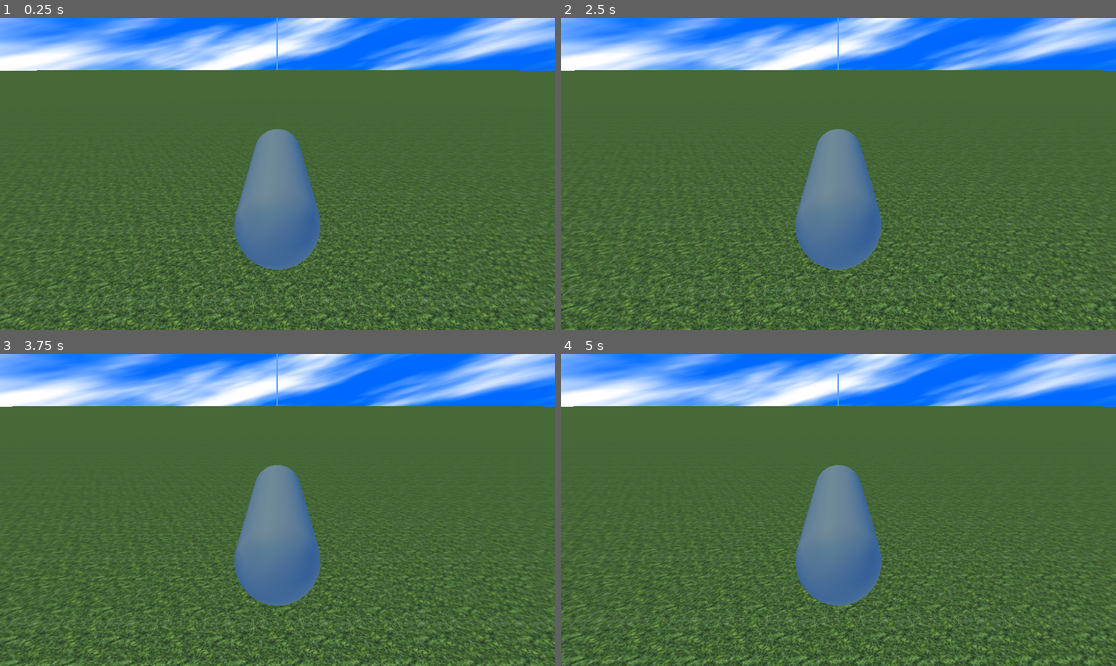
Above: before the commit, frames 1-4 (two rows, left to right).
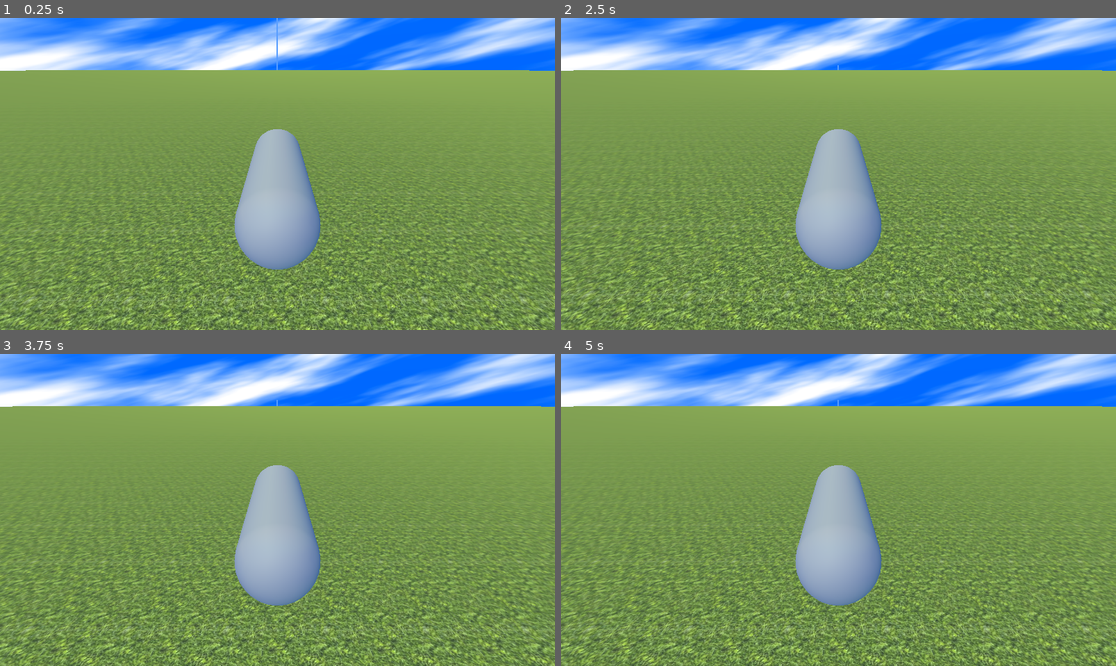
Above: after the commit, the same moments.

Repository: Chris-El-Hachem/plane-simulation
Game: Godot game, scene res://First Demo/world.tscn
Same seed, same stepped clock (60 frames per second), same inputs: the game is played once before the commit and once after it.
Inputs:
- Up to frame 1 (0.25 s): no input
- Up to frame 2 (2.5 s): hold D (right, bound only after the commit) 0.53-1.28 s; hold A (left, bound only after the commit) 1.28-2.03 s; hold D (right, bound only after the commit) from 2.03 s (still down)
- Up to frame 3 (3.75 s): release D (right, bound only after the commit) at 2.78 s; hold S (pitch up, bound only after the commit) 2.78-3.53 s; hold A (left, bound only after the commit) from 3.53 s (still down)
- Up to frame 4 (5 s): keep holding A (left, bound only after the commit)

The runs differ from the first frame. In frame 1, 83% of the frame differs, in the area x 0-100%, y 16-100%; in frame 2, 75%; in frame 3, 75%; in frame 4, 75%.

Commit message:
More advanced flight controls
The plane has a tendency to enter an exponentially increasing rotation loop and I'm not sure how to fix it. Maybe the force calculations aren't right. Need to debug some more. The facing-upwards issue still exists too

Diff:
--- a/First Demo/plane.gd
+++ b/First Demo/plane.gd
@@ -2,9 +2,14 @@
 
 var currentThrustMagnitude: float = 0
 var thrust: Vector3 = Vector3.ZERO
-const MAX_THRUST_MAGNITUDE: float = 2150 # N
+const MAX_THRUST_MAGNITUDE: float = 9000                    # N
 
 var wind: Vector3 = Vector3.ZERO
+
+@onready var left_wing: AeroSurface = $Surfaces/LeftWing
+@onready var right_wing: AeroSurface = $Surfaces/RightWing
+@onready var left_tail: AeroSurface = $Surfaces/LeftTail
+@onready var right_tail: AeroSurface = $Surfaces/RightTail
 
 func air_density(height: float) -> float:
 	# https://physics.stackexchange.com/questions/299907/air-density-as-a-function-of-altitude-only
@@ -16,8 +21,7 @@
 	return air_density_sea_level * pow(T/T_0, n-1)
 
 func _ready() -> void:
-	var left_wing: AeroSurface = $Surfaces/LeftWing
-	var right_wing: AeroSurface = $Surfaces/LeftWing
+	#
 	#left_wing.set_flap_angle(20)
 	#right_wing.set_flap_angle(20)
 	#print('flaps set')
@@ -38,6 +42,30 @@
 		currentThrustMagnitude = 0
 	thrust = currentThrustMagnitude * forward
 
+	if Input.is_action_pressed("right"):
+		print("right")
+		left_wing.set_flap_angle(1)
+		right_wing.set_flap_angle(-1)
+	elif Input.is_action_pressed("left"):
+		print("left")
+		left_wing.set_flap_angle(-1)
+		right_wing.set_flap_angle(1)
+	else:
+		left_wing.set_flap_angle(0)
+		right_wing.set_flap_angle(0)
+
+	if Input.is_action_pressed("pitch up"):
+		print("left")
+		left_tail.set_flap_angle(-4)
+		right_tail.set_flap_angle(-4)
+	elif Input.is_action_pressed("pitch down"):
+		print("right")
+		left_tail.set_flap_angle(4)
+		right_tail.set_flap_angle(4)
+	else:
+		left_tail.set_flap_angle(0)
+		right_tail.set_flap_angle(0)
+
 	var sum_of_forces: Vector3 = thrust
 	var sum_of_torques: Vector3 = Vector3.ZERO
 
@@ -56,7 +84,7 @@
 
 		var forces: Vector3 = surface.calculate_forces(local_flow_velocity, air_density(position.y))
 
-		print(forces)
+		#print(forces)
 		var lift: Vector3 = forces.x * lift_direction
 		#print(forces.x)
 		var drag: Vector3 = forces.y * drag_direction
--- a/First Demo/world.tscn
+++ b/First Demo/world.tscn
@@ -68,9 +68,13 @@
 [node name="CollisionShape3D" type="CollisionShape3D" parent="Environment/Ground"]
 shape = SubResource("BoxShape3D_bdlyh")
 
+[node name="DirectionalLight3D" type="DirectionalLight3D" parent="Environment"]
+transform = Transform3D(0.8660254, 0.38302222, -0.32139382, 0, 0.64278764, 0.76604444, 0.5, -0.66341394, 0.5566704, 0, 0, 0)
+sky_mode = 1
+
 [node name="Plane" type="RigidBody3D" parent="."]
 transform = Transform3D(1, 0, 0, 0, 1, 0, 0, 0, 1, 0, 2.8585615, 0)
-mass = 200.0
+mass = 1000.0
 linear_damp_mode = 1
 angular_damp_mode = 1
 script = ExtResource("3_5c78l")
@@ -93,6 +97,7 @@
 script = ExtResource("4_3puiv")
 zero_lift_aoa_deg = -4.0
 chord = 2.0
+flap_fraction = 0.2
 span = 4.0
 metadata/_custom_type_script = "uid://ddq8skmkptdx0"
 
@@ -100,6 +105,7 @@
 transform = Transform3D(1, 0, 0, 0, 1, 0, 0, 0, 1, -2.2, 1, 3.3)
 script = ExtResource("4_3puiv")
 zero_lift_aoa_deg = 2.0
+flap_fraction = 0.1
 metadata/_custom_type_script = "uid://ddq8skmkptdx0"
 
 [node name="RightWing" type="Node3D" parent="Plane/Surfaces"]
@@ -107,6 +113,7 @@
 script = ExtResource("4_3puiv")
 zero_lift_aoa_deg = -4.0
 chord = 2.0
+flap_fraction = 0.2
 span = 4.0
 metadata/_custom_type_script = "uid://ddq8skmkptdx0"
 
@@ -114,4 +121,5 @@
 transform = Transform3D(1, 0, 0, 0, 1, 0, 0, 0, 1, 2.2, 1, 3.3)
 script = ExtResource("4_3puiv")
 zero_lift_aoa_deg = 2.0
+flap_fraction = 0.1
 metadata/_custom_type_script = "uid://ddq8skmkptdx0"
--- a/project.godot
+++ b/project.godot
@@ -19,6 +19,26 @@
 
 thrust={
 "deadzone": 0.2,
+"events": [Object(InputEventKey,"resource_local_to_scene":false,"resource_name":"","device":-1,"window_id":0,"alt_pressed":false,"shift_pressed":false,"ctrl_pressed":false,"meta_pressed":false,"pressed":false,"keycode":0,"physical_keycode":32,"key_label":0,"unicode":32,"location":0,"echo":false,"script":null)
+]
+}
+left={
+"deadzone": 0.2,
+"events": [Object(InputEventKey,"resource_local_to_scene":false,"resource_name":"","device":-1,"window_id":0,"alt_pressed":false,"shift_pressed":false,"ctrl_pressed":false,"meta_pressed":false,"pressed":false,"keycode":0,"physical_keycode":65,"key_label":0,"unicode":97,"location":0,"echo":false,"script":null)
+]
+}
+right={
+"deadzone": 0.2,
+"events": [Object(InputEventKey,"resource_local_to_scene":false,"resource_name":"","device":-1,"window_id":0,"alt_pressed":false,"shift_pressed":false,"ctrl_pressed":false,"meta_pressed":false,"pressed":false,"keycode":0,"physical_keycode":68,"key_label":0,"unicode":100,"location":0,"echo":false,"script":null)
+]
+}
+"pitch up"={
+"deadzone": 0.2,
+"events": [Object(InputEventKey,"resource_local_to_scene":false,"resource_name":"","device":-1,"window_id":0,"alt_pressed":false,"shift_pressed":false,"ctrl_pressed":false,"meta_pressed":false,"pressed":false,"keycode":0,"physical_keycode":83,"key_label":0,"unicode":115,"location":0,"echo":false,"script":null)
+]
+}
+"pitch down"={
+"deadzone": 0.2,
 "events": [Object(InputEventKey,"resource_local_to_scene":false,"resource_name":"","device":-1,"window_id":0,"alt_press …(192 unchanged characters)…
 ]
 }
